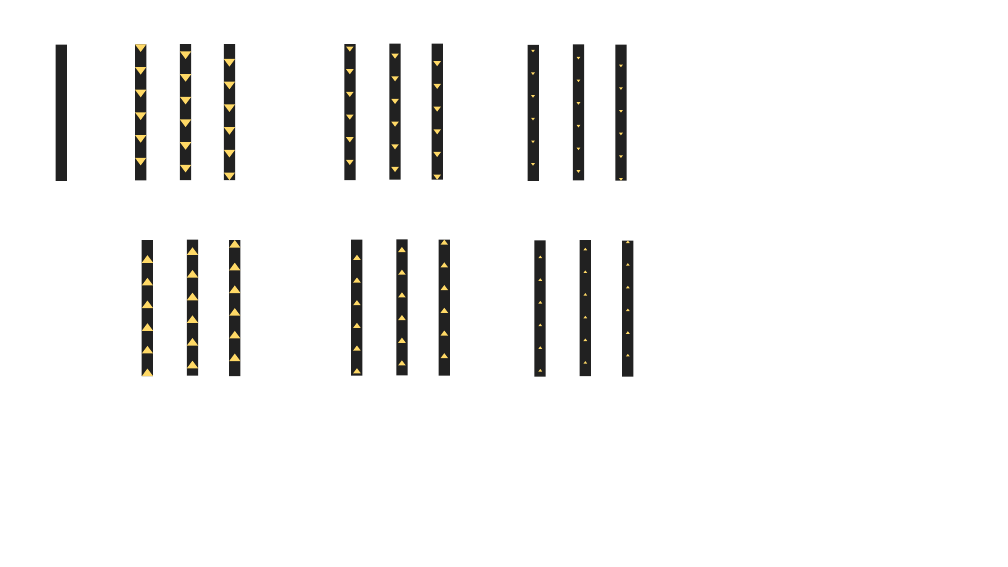
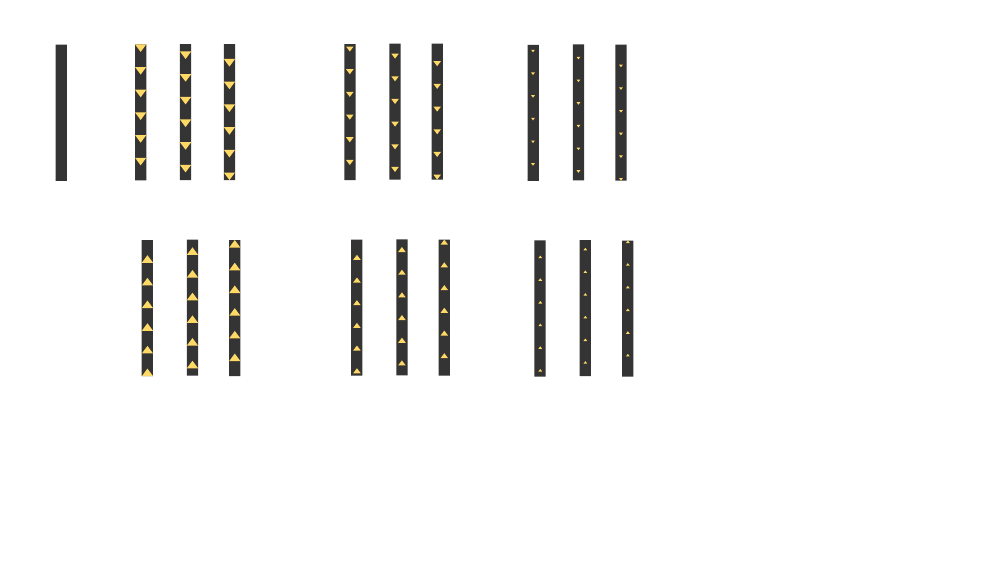
Before and after one commit to HeilaTechnologies/kafb-central-controller, a slide deck: slide 3 of Arrows/Arrows Original.pptx. Drawn at 1008x567 pixels with LibreOffice and Linux fonts; fonts in the diff are those of the drawing. Boxes give left, top, right and bottom in pixels: in the first picture for what was removed or moved away, otherwise in the second. Text is boxed around its words. In the diff, an @@ line names an element or a change of style, - is before the commit and + after.

```diff
--- a/Arrows/Arrows Original.pptx
+++ b/Arrows/Arrows Original.pptx
@@ fill #212121 to #343434 in 19 elements at bbox=[141, 240, 153, 377], bbox=[187, 240, 198, 376], bbox=[229, 240, 240, 377], bbox=[352, 240, 363, 376], bbox=[396, 240, 408, 376], bbox=[439, 240, 450, 376], bbox=[535, 240, 546, 377], bbox=[580, 240, 591, 377], bbox=[622, 240, 634, 377], bbox=[135, 45, 147, 181], bbox=[180, 44, 191, 180], bbox=[224, 44, 235, 180], bbox=[344, 44, 355, 180], bbox=[389, 44, 401, 180], bbox=[432, 44, 443, 180], bbox=[528, 45, 539, 181], bbox=[573, 45, 585, 181], bbox=[616, 45, 627, 181], bbox=[55, 45, 67, 181] @@
```
Also in this commit, not shown: 1 other file.
